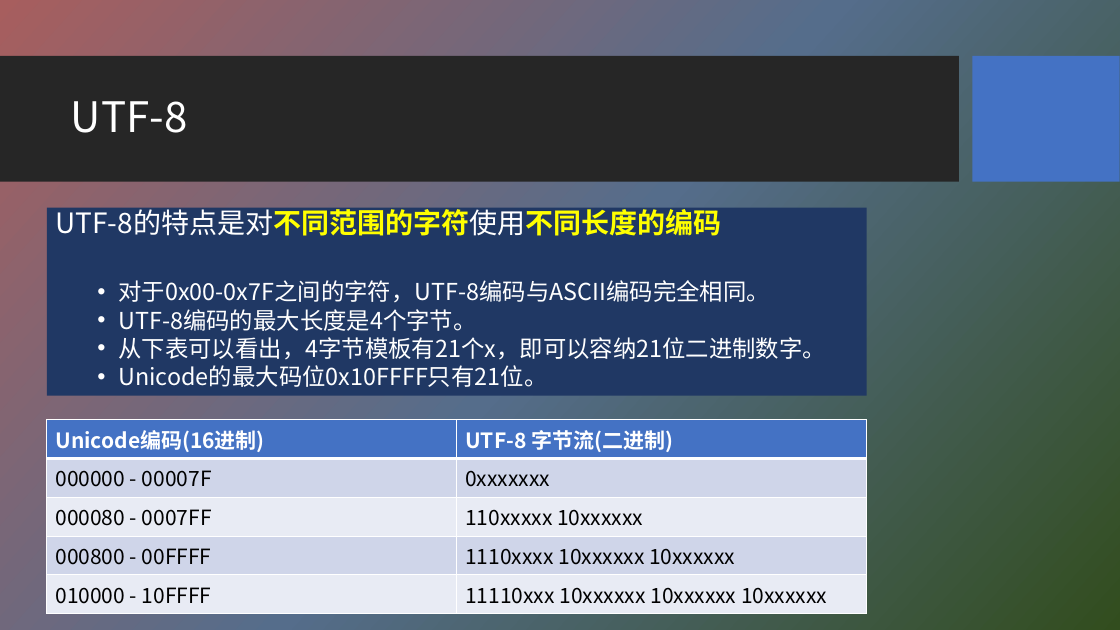
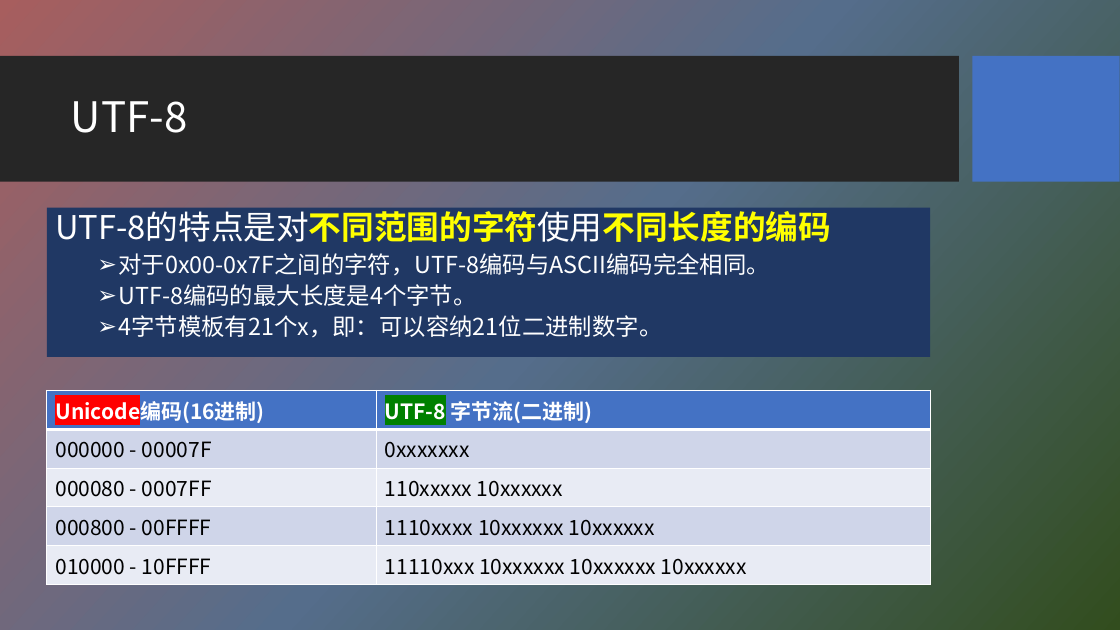
Before and after one commit to HBU/NLP_PPT, a slide deck: slide 17 of PPT-2020/ch06 字符编码与字频统计.pptx. Drawn at 1120x630 pixels with LibreOffice and Linux fonts; fonts in the diff are those of the drawing; background and template pictures are left out. Boxes give left, top, right and bottom in pixels: in the first picture for what was removed or moved away, otherwise in the second. Text is boxed around its words. In the diff, an @@ line names an element or a change of style, - is before the commit and + after.

```diff
--- a/PPT-2020/ch06 字符编码与字频统计.pptx
+++ b/PPT-2020/ch06 字符编码与字频统计.pptx
@@ text "UTF-8的特点是对不同范围的字符使用不同长度的编码": place and size @@
-text "UTF-8的特点是对不同范围的字符使用不同长度的编码" at (47,208,867,396)
+text "UTF-8的特点是对不同范围的字符使用不同长度的编码" at (47,208,930,357)
@@ text at (55,206,831,306): size 24 to 28 pt in "UTF-8的特点是对不同范围的字符使用不同长度的编码"; line spacing 0.8 to 0.9; bullet • to ➢ @@
@@ text at (118,315,662,338): text changed @@
-  • 从下表可以看出，4字节模板有21个x，即可以容纳21位二进制数字。
-  • Unicode的最大码位0x10FFFF只有21位。
+  ➢ 4字节模板有21个x，即：可以容纳21位二进制数字。
@@ table at (47,391,930,579) @@
@@ highlight none to #FF0000 in "Unicode编码(16进制)" @@
@@ highlight none to #008000 in "UTF-8" @@
@@ table: place and size @@
-table at (47,419,867,608)
+table at (47,391,930,579)
```
Also in this commit, not shown: 16 other slides changed, 1 other file.
